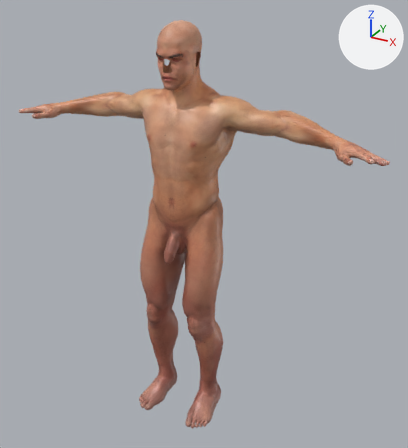
One commit to the FBX model VC_SPHX/Assets/SPHX/Art/Meshes/人体/展示模型/男性/男性_外皮系统_皮肤.fbx: the scene before it, then after it.
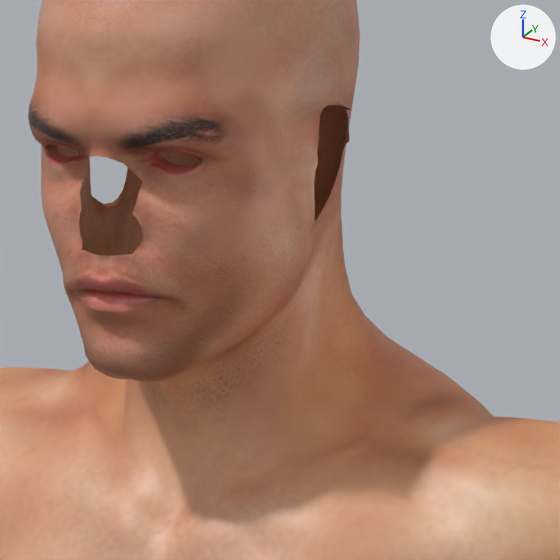
There are two pictures of each version: one whole from a 50 mm lens placed at (1.213, -1.994, 2.01), pointed at (0.074, 0.076, 0.975), one close up on the part from 37% to 56% of the width and 8% to 26% of the height. The axes (+X, +Y, +Z) are drawn at upper right. The lights are the same throughout. Where no turn or scale is listed for an object, it has been applied to the vertices.

Names of what the first close-up shows: '男性_外皮系统_皮肤'.
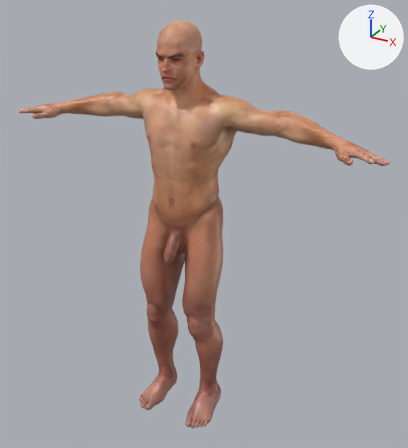
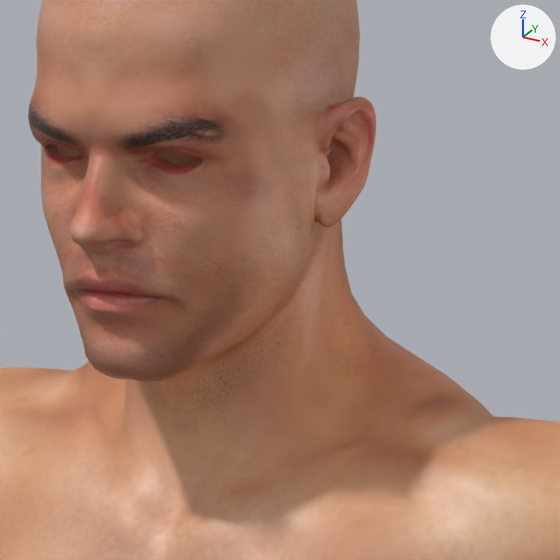
What differs and where, as boxes (x1, y1, x2, y2) in the close-ups (560 x 560 px):
part 1 of me_mesh, built on
    before: (72, 79, 352, 272)
    after: (70, 94, 376, 272)

The edits, one by one:
me_mesh is used by ob_男性_外皮系统_皮肤; location (0.0, 0.0, 0.0).
me_mesh had 16472 vertices, 16368 faces and spanned x -0.87..0.87, y -0.18..0.2, z 0.0..1.85.
me_mesh now has 18852 vertices, 18797 faces and spans x -0.87..0.87, y -0.18..0.2, z 0.0..1.85.
me_mesh part 1: 53 vertices moved within x -0.08..0.08, y -0.09..0.05, z 1.67..1.74; 2380 vertices added at x -0.09..0.09, y -0.11..0.05, z 1.67..1.74.
